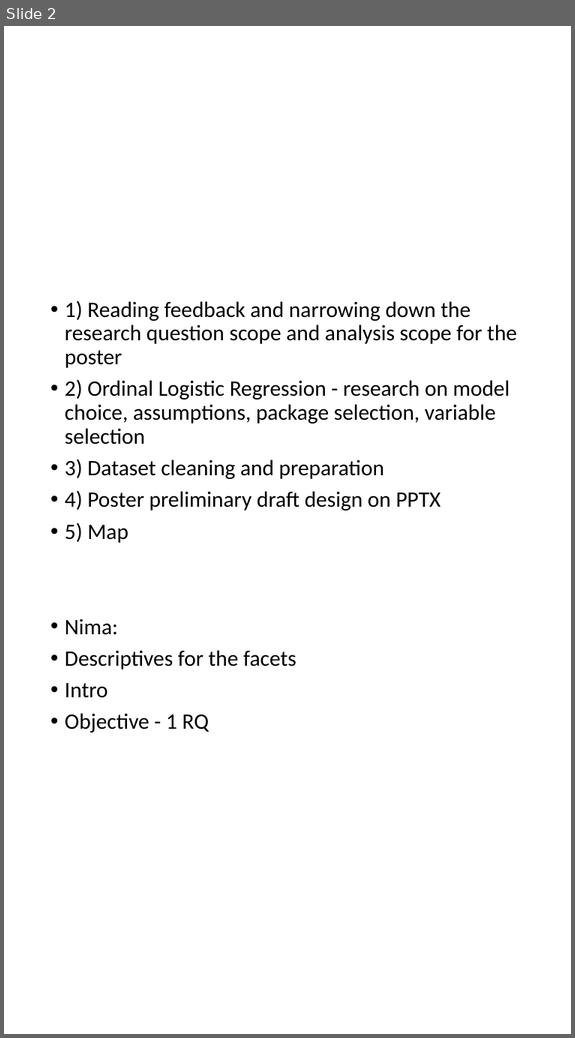
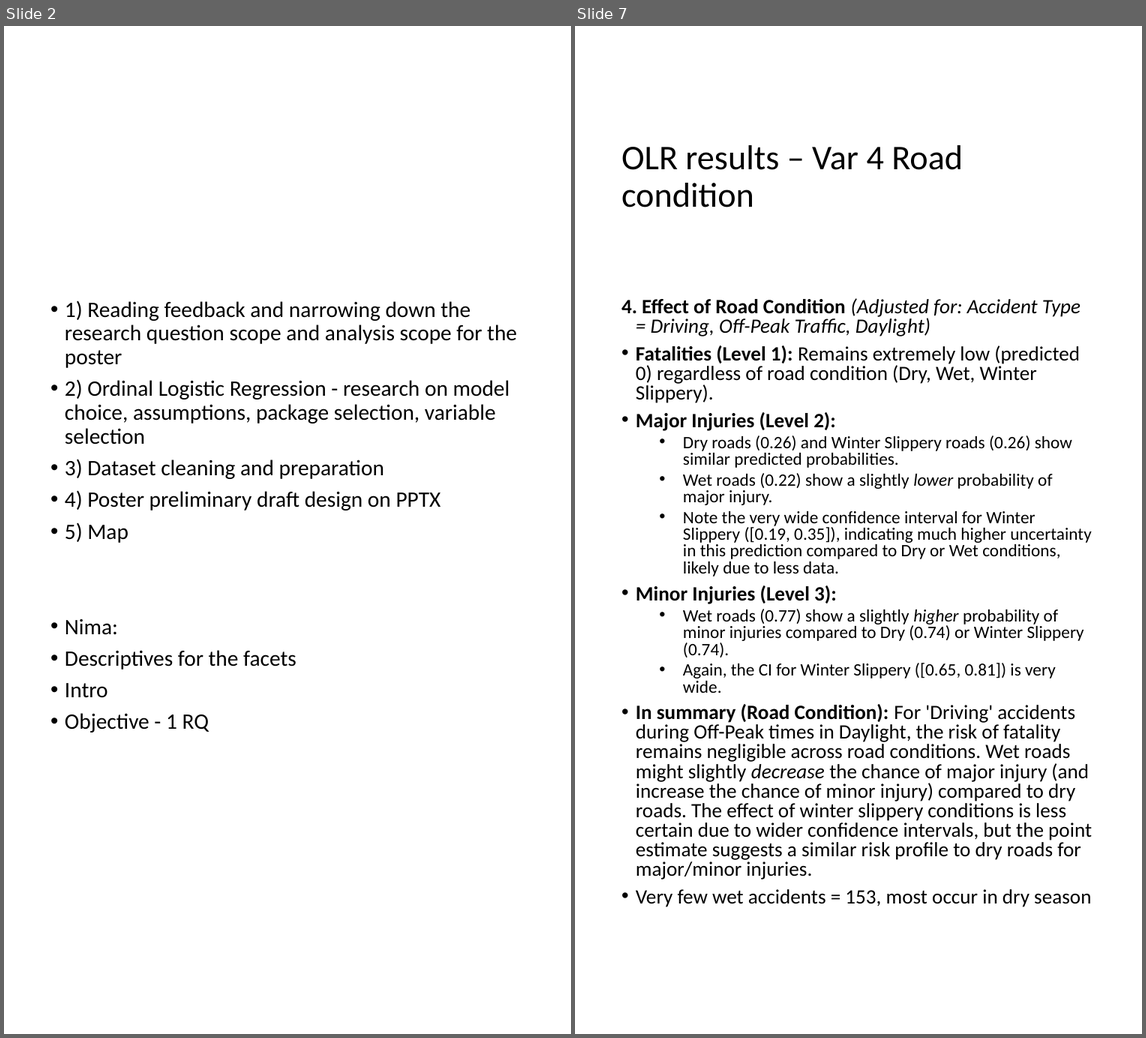
Before and after one commit to Yogada-Joshi/Berlin-bike-crashes, a slide deck: Poster.pptx. Shown side by side, each under a label of ours: slide 2 before the commit, slides 2 and 7 after it; the slides between them are not shown. The pictures are 575x1038 and 1146x1038 pixels, drawn with LibreOffice and Linux fonts; fonts in the diff are those of the drawing. Boxes give left, top, right and bottom in pixels: in the first picture for what was removed or moved away, otherwise in the second. Text is boxed around its words. In the diff, an @@ line names an element or a change of style, - is before the commit and + after.

```diff
--- a/Poster.pptx
+++ b/Poster.pptx
@@ slide 7 added at box(575, 26, 1142, 1034), background #FFFFFF @@
@@ title added at box(621, 145, 963, 208), 33 pt, text #000000 @@
+OLR results – Var 4 Road condition
@@ text added at box(621, 298, 1092, 907), 19.4 pt, text #000000 @@
+4. Effect of Road Condition (Adjusted for: Accident Type = Driving, Off-Peak Traffic, Daylight)
+• Fatalities (Level 1): Remains extremely low (predicted 0) regardless of road condition (Dry, Wet, Winter Slippery).
+• Major Injuries (Level 2):
+  • Dry roads (0.26) and Winter Slippery roads (0.26) show similar predicted probabilities.
+  • Wet roads (0.22) show a slightly lower probability of major injury.
+  • Note the very wide confidence interval for Winter Slippery ([0.19, 0.35]), indicating much higher uncertainty in this prediction compared to Dry or Wet conditions, likely due to less data.
+• Minor Injuries (Level 3):
+  • Wet roads (0.77) show a slightly higher probability of minor injuries compared to Dry (0.74) or Winter Slippery (0.74).
+  • Again, the CI for Winter Slippery ([0.65, 0.81]) is very wide.
+• In summary (Road Condition): For 'Driving' accidents during Off-Peak times in Daylight, the risk of fatality remains negligible across road conditions. Wet roads might slightly decrease the chance of major injury (and increase the chance of minor injury) compared to dry roads. The effect of winter slippery conditions is less certain due to wider confidence intervals, but the point estimate suggests a similar risk profile to dry roads for major/minor injuries.
+• Very few wet accidents = 153, most occur in dry season
```
Also in this commit, not shown: 5 other slides added, 3 other files.
